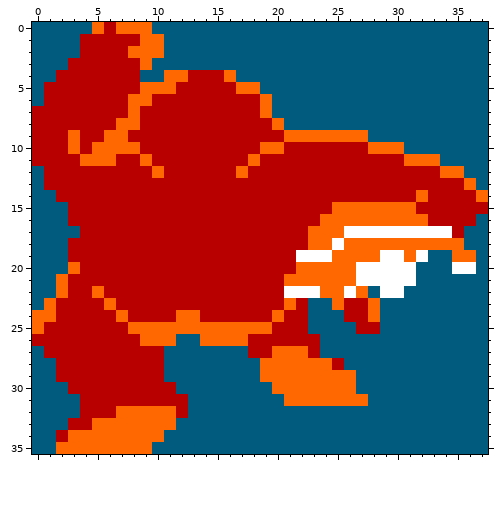
A pixel-art sprite gets an edit: src/gfx/kong_climbing_left1.png. The picture above is the old version.
The file is 38x36 pixels.
Now the later version:
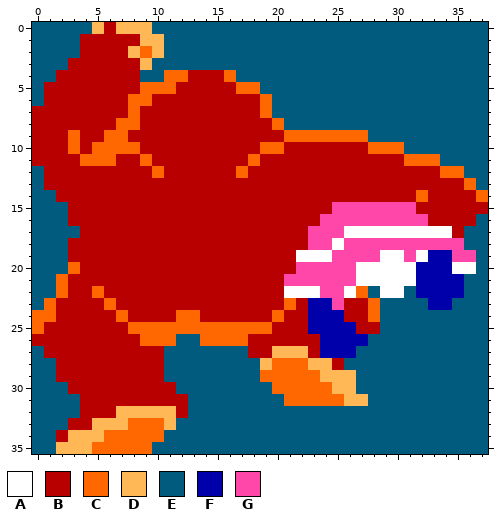
Palette (. is transparent): A #ffffff  B #b80000  C #ff6800  D #ffb855  E #005b7f  F #0000aa  G #ff47aa
The edit:
y 0: x 5 C -> D; x 7..9 CCC -> DDD
y 1: x 9..10 CC -> DD
y 2: x 8 C -> D; x 10 C -> D
y 3: x 9 C -> D
y 15: x 25..31 CCCCCCC -> GGGGGGG
y 16: x 24..32 CCCCCCCCC -> GGGGGGGGG
y 17: x 23..25 CCC -> GGG
y 18: x 23..24 CC -> GG; x 26..35 CCCCCCCCCC -> GGGGGGGGGG
y 19: x 25..28 CCCC -> GGGG; x 31 C -> G; x 33..36 EECC -> FFGG
y 20: x 22..26 CCCCC -> GGGGG; x 32..34 EEE -> FFF
y 21: x 21..26 CCCCCC -> GGGGGG; x 32..35 EEEE -> FFFF
y 22: x 24..25 CC -> GG; x 32..35 EEEE -> FFFF
y 23: x 23..25 EEC -> FFG; x 33..34 EE -> FF
y 24: x 23..25 EEE -> FFF
y 25: x 23..26 EEEE -> FFFF
y 26: x 24..27 EEEE -> FFFF
y 27: x 20..22 CCC -> DDD; x 24..26 EEE -> FFF
y 28: x 19 C -> D; x 23..24 CC -> DD
y 29: x 24..26 CCC -> DDD
y 30: x 25..26 CC -> DD
y 31: x 26..27 CC -> DD
y 32: x 7..11 CCCCC -> DDDDD
y 33: x 5..7 CCC -> DDD; x 11 C -> D
y 34: x 3..5 CCC -> DDD
y 35: x 2..4 CCC -> DDD
Pixel boxes of the changes (left, top, right, bottom) in both pictures:
changed: (92, 22, 164, 70)
changed: (260, 202, 476, 406)
changed: (56, 406, 176, 454)
